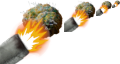
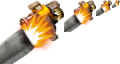
Comparing the layer stacks of the two 120 x 64 images. Changes:
moved "spoilage.png copy #2" into group "spoil" over 112, 0, 120, 8
moved "spoilage.png copy #1" into group "spoil" over 64, 0, 96, 32
moved "spoilage.png copy" into group "spoil" over 0, 0, 64, 64
moved "spoilage.png copy #3" into group "spoil" over 96, 0, 112, 16
added layer "gun-turret.png copy #3" above "gun-turret.png copy #2" over 96, 0, 112, 16
added layer "gun-turret.png copy #2" above "gun-turret.png copy #1" over 64, 0, 96, 32
added layer "gun-turret.png copy #1" above "gun-turret.png copy" over 112, 0, 120, 8
added layer "gun-turret.png copy" above "yeet-isolated" over 0, 0, 64, 64
